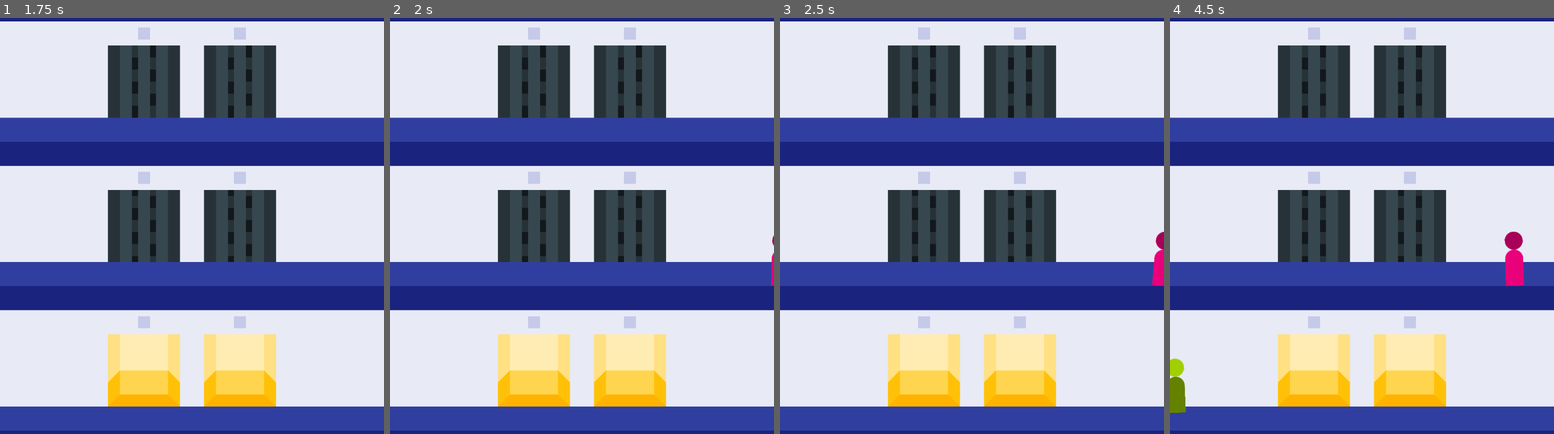
Above: before the commit, frames 1-4 (left to right).
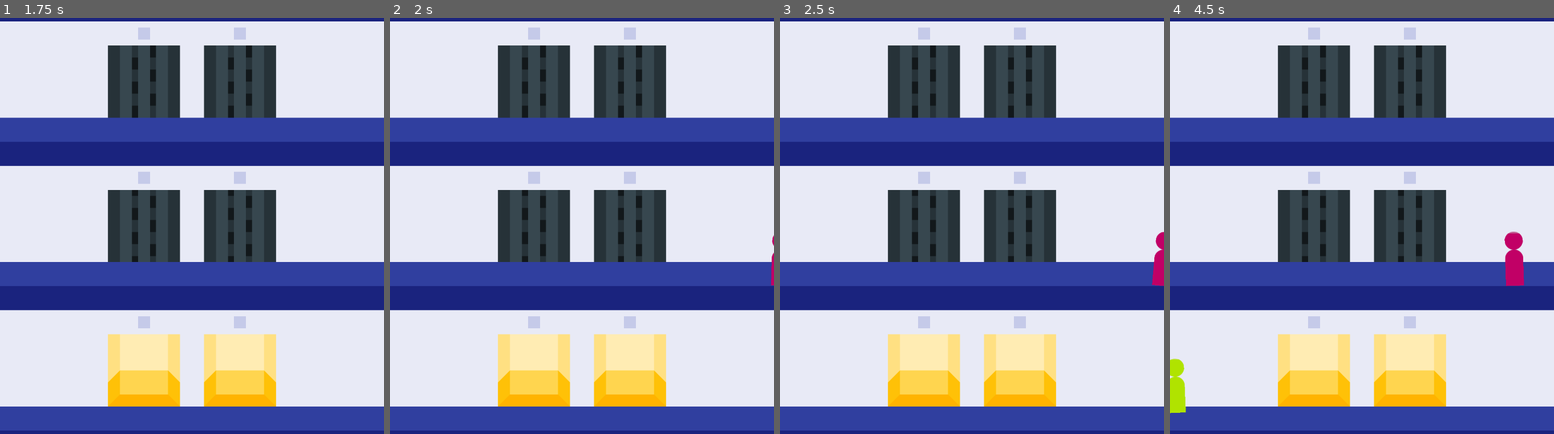
Above: after the commit, the same moments.

Repository: ttencate/uplifting
Game: Godot game, scene res://main.tscn
Same seed, same stepped clock (60 frames per second), same inputs: the game is played once before the commit and once after it.
Inputs (mouse positions are in pixels of both pictures, inside the frame that each line leads up to):
- Up to frame 1 (1.75 s): click (145, 371) at 0.52 s; click (145, 371) at 1.27 s
- Up to frame 2 (2 s): no input
- Up to frame 3 (2.5 s): click (925, 371) at 2.02 s
- Up to frame 4 (4.5 s): tap Enter at 2.75 s

Frame 1 is identical in both runs. In frame 2, less than 0.1% of the frame differs, in the area x 99-100%, y 52-65%; in frame 3, 0.3%; in frame 4, 0.9%, in the area x 0-93%, y 51-96%.

Commit message:
Make pawns into hourglasses

Diff:
--- a/pawn/pawn.gd
+++ b/pawn/pawn.gd
@@ -5,13 +5,16 @@
 
 signal entered_lift
 signal arrived
+signal expired
 
-enum State { MOVING_INTO_VIEW, MOVING_TO_LIFT, IN_LIFT, ARRIVED }
+enum State { MOVING_INTO_VIEW, MOVING_TO_LIFT, IN_LIFT, ARRIVED, EXPIRED }
 
 var _state = State.MOVING_INTO_VIEW
 var _walk_in_speed: float = 48
 var _walk_to_lift_speed: float = 64
 var _walk_out_speed: float = 96
+var _patience: float = 100
+var _lifetime: float = 0
 var _lift = null
 var _slot = null
 var _preferred_x: float = 0
@@ -41,14 +44,15 @@
 
 func _ready():
 	var hue = randf()
-	var saturation = 1
-	var head_value = 0
-	var body_value = 0
-	while abs(head_value - body_value) < 0.2:
-		head_value = rand_range(0.5, 1)
-		body_value = rand_range(0.5, 1)
-	$body/head.self_modulate = Color.from_hsv(hue, saturation, head_value)
-	$body.self_modulate = Color.from_hsv(hue, saturation, body_value)
+	var full_saturation = 1.0
+	var empty_saturation = 0.5
+	var empty_value = rand_range(0.7, 1.0)
+	var full_value = empty_value
+	$body.self_modulate = Color.from_hsv(hue, empty_saturation, empty_value)
+	$body/head.self_modulate = Color.from_hsv(hue, empty_saturation, empty_value)
+	$body/fill.self_modulate = Color.from_hsv(hue, full_saturation, full_value)
+	$body/head/fill.self_modulate = Color.from_hsv(hue, full_saturation, full_value)
+	_update_hourglass()
 
 func _sort_slots(a, b):
 	return global_position.distance_squared_to(a[0].global_position) < global_position.distance_squared_to(b[0].global_position)
@@ -106,7 +110,37 @@
 			position.x -= delta * _walk_out_speed * sign(distance)
 			if not $visibility_notifier.is_on_screen():
 				queue_free()
+		State.EXPIRED:
+			pass
 	if position.x != orig_x:
 		$animation_player.play("walk")
 	else:
 		$animation_player.play("stand")
+
+func _process(delta):
+	match _state:
+		State.ARRIVED, State.EXPIRED:
+			pass
+		_:
+			_lifetime += delta
+			_update_hourglass()
+			if _lifetime > _patience:
+				_state = State.EXPIRED
+				emit_signal("expired")
+
+func _update_hourglass():
+	var f = 1.0 - (_lifetime / _patience)
+	var width = 48
+	var head_height = 48
+	var body_height = 96
+	var total_height = head_height + body_height
+	var hh = clamp(f * total_height - body_height, 0, head_height)
+	var bh = clamp(f * total_height, 0, body_height)
+	var body_fill = $body/fill
+	var head_fill = $body/head/fill
+	head_fill.region_enabled = true
+	body_fill.region_enabled = true
+	head_fill.region_rect = Rect2(Vector2(0, head_height - hh), Vector2(width, hh))
+	body_fill.region_rect = Rect2(Vector2(0, body_height - bh), Vector2(width, bh))
+	head_fill.offset.y = -hh
+	body_fill.offset.y = -bh
--- a/pawn/pawn.tscn
+++ b/pawn/pawn.tscn
@@ -39,18 +39,36 @@
 script = ExtResource( 1 )
 
 [node name="body" type="Sprite" parent="."]
-rotation = -0.0872665
 texture = ExtResource( 2 )
 centered = false
 offset = Vector2( -24, -96 )
+
+[node name="fill" type="Sprite" parent="body"]
+texture = ExtResource( 2 )
+centered = false
+offset = Vector2( -24, -96 )
+region_filter_clip = true
 
 [node name="head" type="Sprite" parent="body"]
 position = Vector2( 0, -120 )
 texture = ExtResource( 3 )
 
+[node name="fill" type="Sprite" parent="body/head"]
+position = Vector2( 0, 24 )
+texture = ExtResource( 3 )
+centered = false
+offset = Vector2( -24, -24 )
+region_enabled = true
+region_rect = Rect2( 0, 24, 48, 24 )
+region_filter_clip = true
+
 [node name="visibility_notifier" type="VisibilityNotifier2D" parent="."]
+visible = false
 position = Vector2( 2.14577e-06, -72 )
 scale = Vector2( 3.2, 7.2 )
+__meta__ = {
+"_edit_lock_": true
+}
 
 [node name="animation_player" type="AnimationPlayer" parent="."]
 anims/stand = SubResource( 1 )
